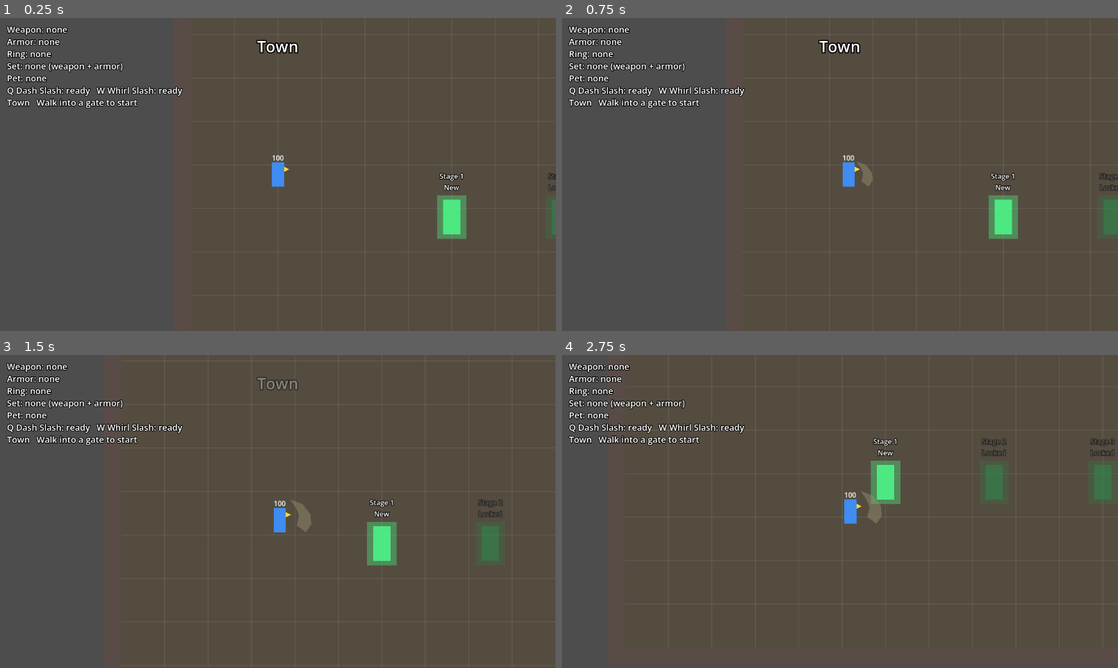
Above: before the commit, frames 1-4 (two rows, left to right).
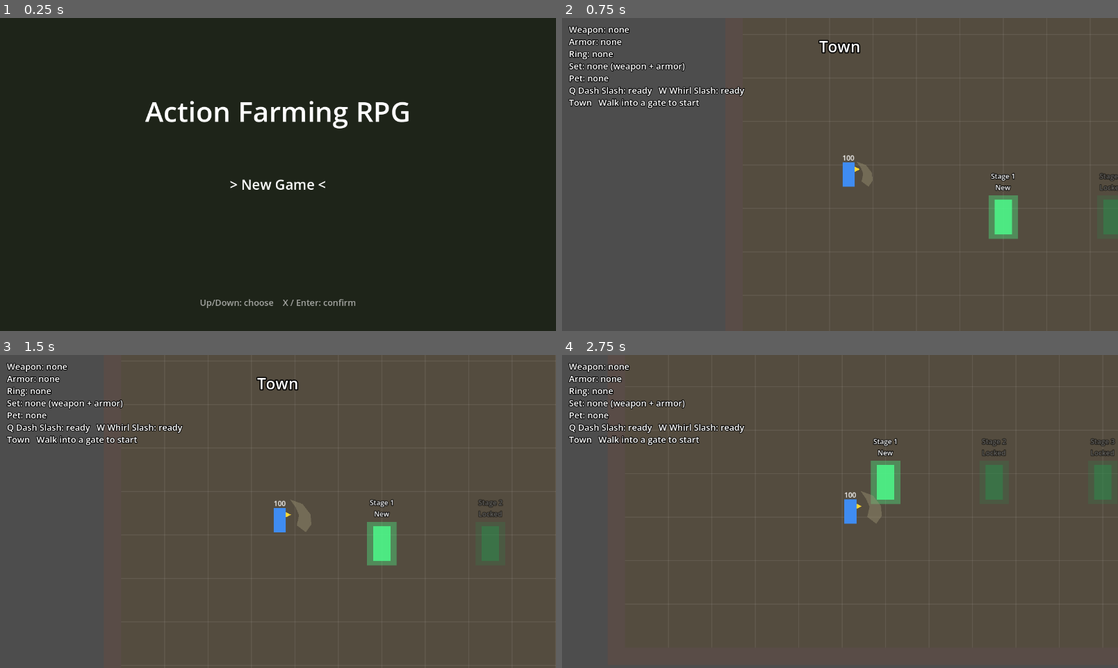
Above: after the commit, the same moments.

Repository: knc219-a11y/second-game
Game: Godot game, scene res://scenes/title.tscn
Two runs of this game, one before a commit and one after it. Both use one fixed random seed, a clock stepped at 60 frames per second and the inputs below. Before the commit the project starts from res://scenes/test_map.tscn.
Inputs:
- Up to frame 1 (0.25 s): no input
- Up to frame 2 (0.75 s): tap Enter (ui_accept) at 0.5 s; hold Right (move_right) from 0.53 s (still down); hold X (attack) from 0.53 s (still down)
- Up to frame 3 (1.5 s): tap Enter (ui_accept) at 0.77, 0.8, 1.07, 1.35 s; release Right (move_right) at 1.28 s; release X (attack) at 1.28 s; hold Down (move_down) from 1.28 s (still down)
- Up to frame 4 (2.75 s): tap Enter (ui_accept) at 1.52, 1.82, 2.3 s; tap X (attack) at 1.55 s; release Down (move_down) at 2.03 s; hold Right (move_right) from 2.03 s (still down); hold X (attack) from 2.03 s (still down)

The runs differ from the first frame. In frame 1, 99% of the frame differs, in the area x 0-100%, y 0-100%; in frame 2, nothing differs; in frame 3, 0.2%; in frame 4, nothing differs.

Commit message:
Title: start screen before town with Continue (if a save exists) and New Game (confirm, then erases save)
Co-Authored-By: Claude Opus 5.5 (1M context) <noreply@anthropic.com>
Claude-Session: https://claude.ai/code/session_01DjffNqNUPkQiyL7y8sNmxF

Diff:
--- a/project.godot
+++ b/project.godot
@@ -5,7 +5,7 @@
 [application]
 
 config/name="Action Farming RPG"
-run/main_scene="res://scenes/test_map.tscn"
+run/main_scene="res://scenes/title.tscn"
 config/features=PackedStringArray("4.7")
 
 [display]
--- /dev/null
+++ b/scenes/title.tscn
@@ -0,0 +1,56 @@
+[gd_scene load_steps=2 format=3]
+
+[ext_resource type="Script" path="res://scripts/title.gd" id="1"]
+
+[node name="Title" type="Control"]
+layout_mode = 3
+anchors_preset = 15
+anchor_right = 1.0
+anchor_bottom = 1.0
+grow_horizontal = 2
+grow_vertical = 2
+script = ExtResource("1")
+
+[node name="Background" type="ColorRect" parent="."]
+layout_mode = 1
+anchors_preset = 15
+anchor_right = 1.0
+anchor_bottom = 1.0
+grow_horizontal = 2
+grow_vertical = 2
+color = Color(0.12, 0.14, 0.1, 1)
+
+[node name="TitleText" type="Label" parent="."]
+layout_mode = 1
+anchors_preset = 10
+anchor_right = 1.0
+offset_top = 170.0
+offset_bottom = 250.0
+grow_horizontal = 2
+theme_override_font_sizes/font_size = 64
+text = "Action Farming RPG"
+horizontal_alignment = 1
+
+[node name="Menu" type="Label" parent="."]
+layout_mode = 1
+anchors_preset = 10
+anchor_right = 1.0
+offset_top = 360.0
+offset_bottom = 520.0
+grow_horizontal = 2
+theme_override_font_sizes/font_size = 32
+horizontal_alignment = 1
+
+[node name="Hint" type="Label" parent="."]
+layout_mode = 1
+anchors_preset = 12
+anchor_top = 1.0
+anchor_right = 1.0
+anchor_bottom = 1.0
+offset_top = -80.0
+offset_bottom = -40.0
+grow_horizontal = 2
+grow_vertical = 0
+theme_override_font_sizes/font_size = 20
+modulate = Color(1, 1, 1, 0.6)
+horizontal_alignment = 1
--- /dev/null
+++ b/scripts/title.gd
@@ -0,0 +1,76 @@
+extends Control
+
+# Title screen shown before the town. Up/Down picks, X or Enter confirms.
+# Continue is listed only when a save file exists. New Game asks once
+# (default No) and then deletes the save before starting in town.
+
+const GAME_SCENE := "res://scenes/test_map.tscn"
+const SAVE_PATH := "user://save.cfg"  # same file as player.gd SAVE_PATH
+
+var options: Array[String] = []
+var selected := 0
+var confirming := false
+
+@onready var menu_label: Label = $Menu
+@onready var hint_label: Label = $Hint
+
+
+func _ready() -> void:
+	if FileAccess.file_exists(SAVE_PATH):
+		options.append("Continue")
+	options.append("New Game")
+	_refresh()
+
+
+func _process(_delta: float) -> void:
+	if Input.is_action_just_pressed("move_up"):
+		selected = wrapi(selected - 1, 0, _choices().size())
+		_refresh()
+	elif Input.is_action_just_pressed("move_down"):
+		selected = wrapi(selected + 1, 0, _choices().size())
+		_refresh()
+	elif Input.is_action_just_pressed("attack") or Input.is_action_just_pressed("ui_accept"):
+		_choose(_choices()[selected])
+
+
+func _choices() -> Array[String]:
+	if confirming:
+		return ["No", "Yes"]
+	return options
+
+
+func _choose(choice: String) -> void:
+	match choice:
+		"Continue":
+			_start()
+		"New Game":
+			if FileAccess.file_exists(SAVE_PATH):
+				confirming = true
+				selected = 0
+				_refresh()
+			else:
+				_start()
+		"Yes":
+			DirAccess.remove_absolute(ProjectSettings.globalize_path(SAVE_PATH))
+			print("Save erased")
+			_start()
+		"No":
+			confirming = false
+			selected = options.find("New Game")
+			_refresh()
+
+
+func _start() -> void:
+	get_tree().change_scene_to_file(GAME_SCENE)
+
+
+func _refresh() -> void:
+	var lines: Array[String] = []
+	if confirming:
+		lines.append("Erase your save and start over?")
+		lines.append("")
+	var choices := _choices()
+	for i in choices.size():
+		lines.append(("> %s <" if i == selected else "%s") % choices[i])
+	menu_label.text = "\n".join(lines)
+	hint_label.text = "Up/Down: choose    X / Enter: confirm"
Not shown, added: scripts/title.gd.uid
